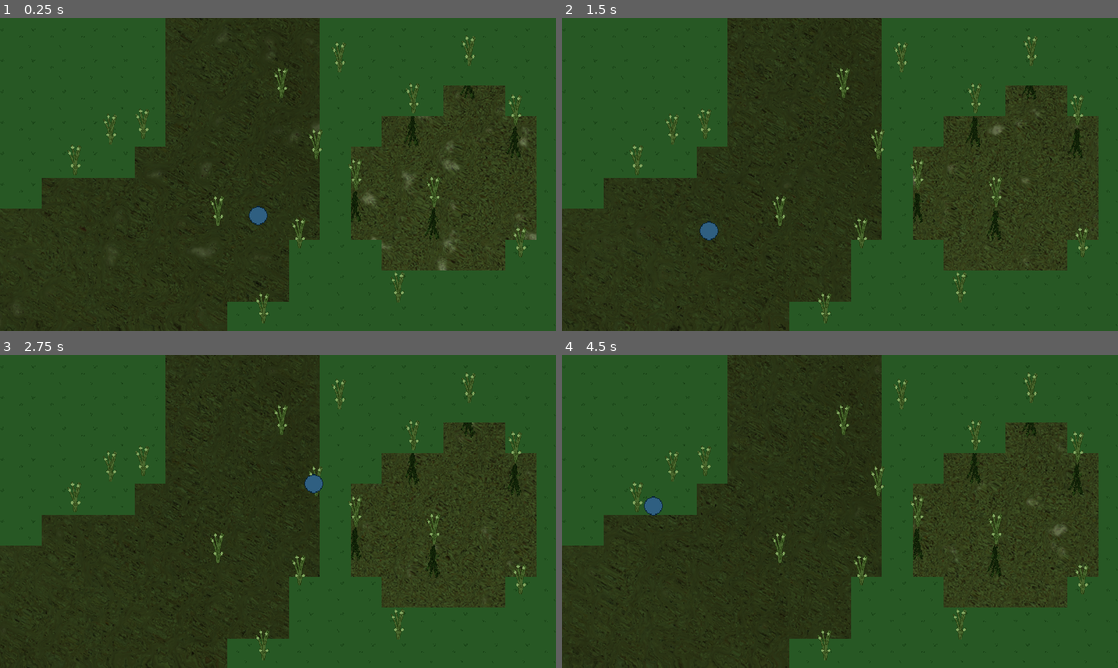
Above: before the commit, frames 1-4 (two rows, left to right).
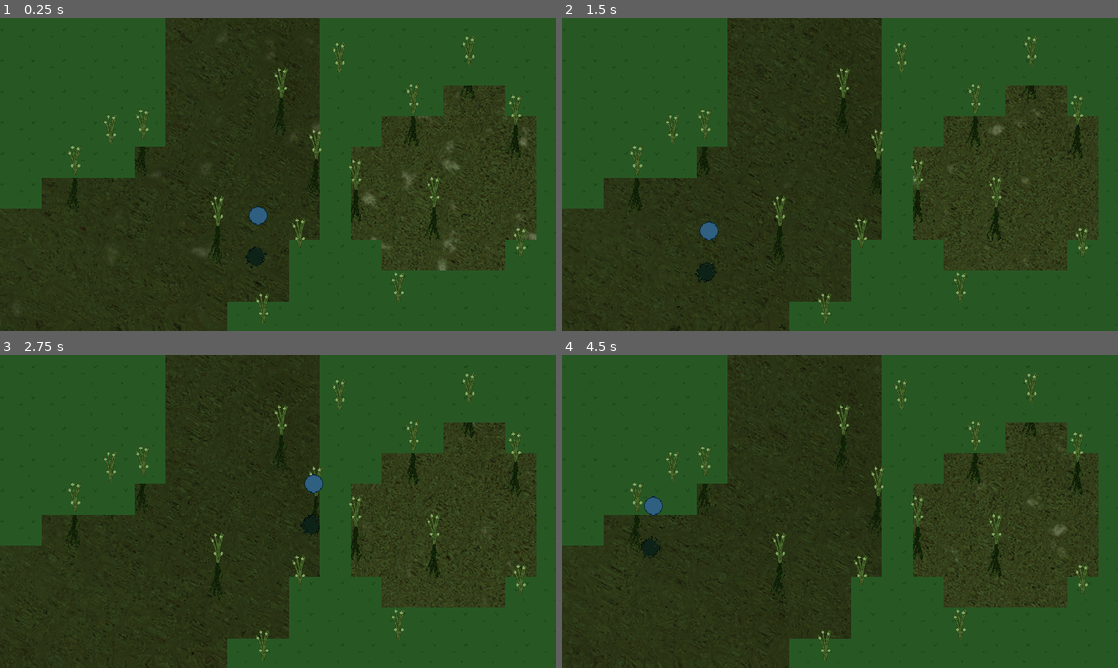
Above: after the commit, the same moments.

Repository: Cycrus/Godot-Special-Effects
Game: Godot game, scene res://water_effect/water_shading_scene.tscn
Same seed, same stepped clock (60 frames per second), same inputs: the game is played once before the commit and once after it. The project has no main scene, so this scene is started directly.
Inputs (mouse positions are in pixels of both pictures, inside the frame that each line leads up to):
- Up to frame 1 (0.25 s): no input
- Up to frame 2 (1.5 s): move the mouse to (962, 158) at 0.52 s; move the mouse to (728, 190) at 1.27 s
- Up to frame 3 (2.75 s): move the mouse to (333, 442) at 2.02 s
- Up to frame 4 (4.5 s): move the mouse to (812, 574) at 2.77 s; move the mouse to (1006, 558) at 3.52 s; move the mouse to (673, 464) at 4.27 s

The runs differ from the first frame. In frame 1, 0.5% of the frame differs, in the area x 11-94%, y 21-86%; in frame 2, 0.5%, in the area x 12-94%, y 21-85%; in frame 3, 0.5%; in frame 4, 0.5%.

Commit message:
fix: Water image shader now fixed.

Diff:
--- a/water_effect/water_controller/water_mirror_controller.gd
+++ b/water_effect/water_controller/water_mirror_controller.gd
@@ -52,9 +52,13 @@
 		mirrored_objects[body]["sprite"].global_position = sprite.global_position
 		mirrored_objects[body]["sprite"].scale = Vector2(sprite.global_scale.x / global_scale.x,
 												   		 sprite.global_scale.y / global_scale.y)
-		mirrored_objects[body]["sprite"].material = mirror_image_material
+		mirrored_objects[body]["sprite"].material = mirror_image_material.duplicate()
+		mirrored_objects[body]["sprite"].material.shader = mirror_image_material.shader.duplicate()
 		if body.get_parent().has_meta("mirror_offset"):
 			mirrored_objects[body]["y_offset"] = body.get_parent().get_meta("mirror_offset")
+			mirrored_objects[body]["sprite"].material.set("shader_parameter/floating_image", true)
+		else:
+			mirrored_objects[body]["sprite"].material.set("shader_parameter/floating_image", false)
 
 
 func _remove_mirrored_object(body: Node2D) -> void:
--- a/water_effect/water_controller/water_mirror_shader.gdshader
+++ b/water_effect/water_controller/water_mirror_shader.gdshader
@@ -19,7 +19,7 @@
 uniform vec2 scroll2 = vec2(-0.05, -0.05);
 uniform float distortion_strength: hint_range(-1, 1) = 0.2;
 uniform vec4 tone_color: source_color;
-uniform sampler2D SCREEN_TEXTURE: hint_screen_texture, filter_linear_mipmap;
+uniform bool floating_image = false;
 
 void vertex() {
 	VERTEX *= 2.0;
@@ -27,10 +27,15 @@
 
 void fragment() {
 	vec2 tex_uv = UV * 2.0 - 0.5;
+	float vert_distortion_factor = 2.0 - UV.y * 2.0 - 0.5;
+	if(floating_image)
+	{
+		vert_distortion_factor = 1.0;
+	}
 
 	float depth = texture(noise1, tex_uv + scroll1 * TIME).r
 		* texture(noise2, tex_uv + scroll2 * TIME).r;
-	vec2 distorted_uv = tex_uv + distortion_strength * vec2(depth);
+	vec2 distorted_uv = tex_uv + distortion_strength * vec2(depth) * vert_distortion_factor;
 	bool out_of_bounds = (distorted_uv.x > 1.0 || distorted_uv.y > 1.0 ||
 						  distorted_uv.x < 0.0 || distorted_uv.y < 0.0);
 
@@ -43,4 +48,6 @@
 		vec4 texture_col = texture(TEXTURE, distorted_uv);
 		COLOR = texture_col * tone_color;
 	}
+
+	//COLOR = vec4(0.0, 0.0, 0.0, vert_distortion_factor);
 }
--- a/water_effect/water_shading_scene.tscn
+++ b/water_effect/water_shading_scene.tscn
@@ -67,6 +67,7 @@
 shader_parameter/scroll2 = Vector2(0.66, -0.05)
 shader_parameter/distortion_strength = 0.3
 shader_parameter/tone_color = Color(0.27451, 0.372549, 0.192157, 1)
+shader_parameter/floating_image = false
 shader_parameter/noise1 = SubResource("NoiseTexture2D_hvxdb")
 shader_parameter/noise2 = SubResource("NoiseTexture2D_8aruu")
 
@@ -102,6 +103,28 @@
 shader_parameter/noise1 = SubResource("NoiseTexture2D_20b6r")
 shader_parameter/noise2 = SubResource("NoiseTexture2D_pkboy")
 
+[sub_resource type="FastNoiseLite" id="FastNoiseLite_kiw2u"]
+
+[sub_resource type="NoiseTexture2D" id="NoiseTexture2D_p3qe3"]
+seamless = true
+noise = SubResource("FastNoiseLite_kiw2u")
+
+[sub_resource type="FastNoiseLite" id="FastNoiseLite_pmmnp"]
+
+[sub_resource type="NoiseTexture2D" id="NoiseTexture2D_wgg1p"]
+seamless = true
+noise = SubResource("FastNoiseLite_pmmnp")
+
+[sub_resource type="ShaderMaterial" id="ShaderMaterial_ge3hs"]
+shader = ExtResource("7_iufua")
+shader_parameter/scroll1 = Vector2(-1.03, 0.67)
+shader_parameter/scroll2 = Vector2(-0.05, -0.05)
+shader_parameter/distortion_strength = 0.568
+shader_parameter/tone_color = Color(0.27451, 0.372549, 0.192157, 1)
+shader_parameter/floating_image = false
+shader_parameter/noise1 = SubResource("NoiseTexture2D_p3qe3")
+shader_parameter/noise2 = SubResource("NoiseTexture2D_wgg1p")
+
 [node name="Node2D" type="Node2D"]
 y_sort_enabled = true
 
@@ -456,6 +479,8 @@
 z_index = -1
 position = Vector2(247, 262)
 scale = Vector2(15, 18)
+do_mirror = true
 mirror_detection_shape = SubResource("RectangleShape2D_xk6ck")
 water_material = SubResource("ShaderMaterial_gu5hk")
 show_mirror_detection_shape = false
+mirror_image_material = SubResource("ShaderMaterial_ge3hs")
Not shown: 1 places in water_effect/water_shading_scene.tscn that only renumber resources
